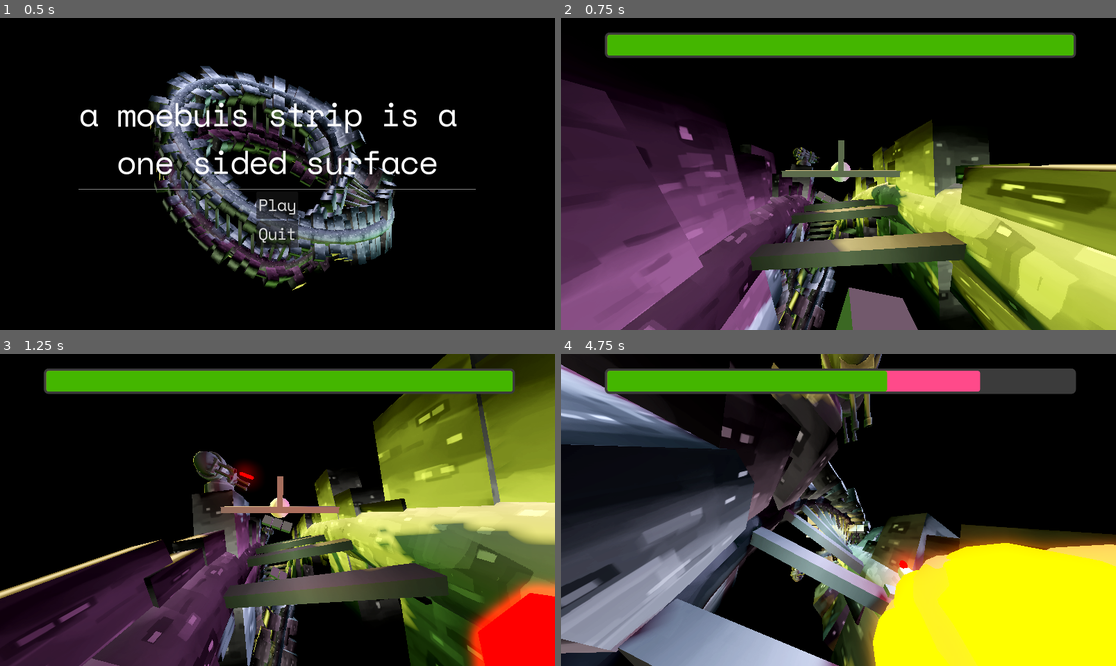
Above: before the commit, frames 1-4 (two rows, left to right).
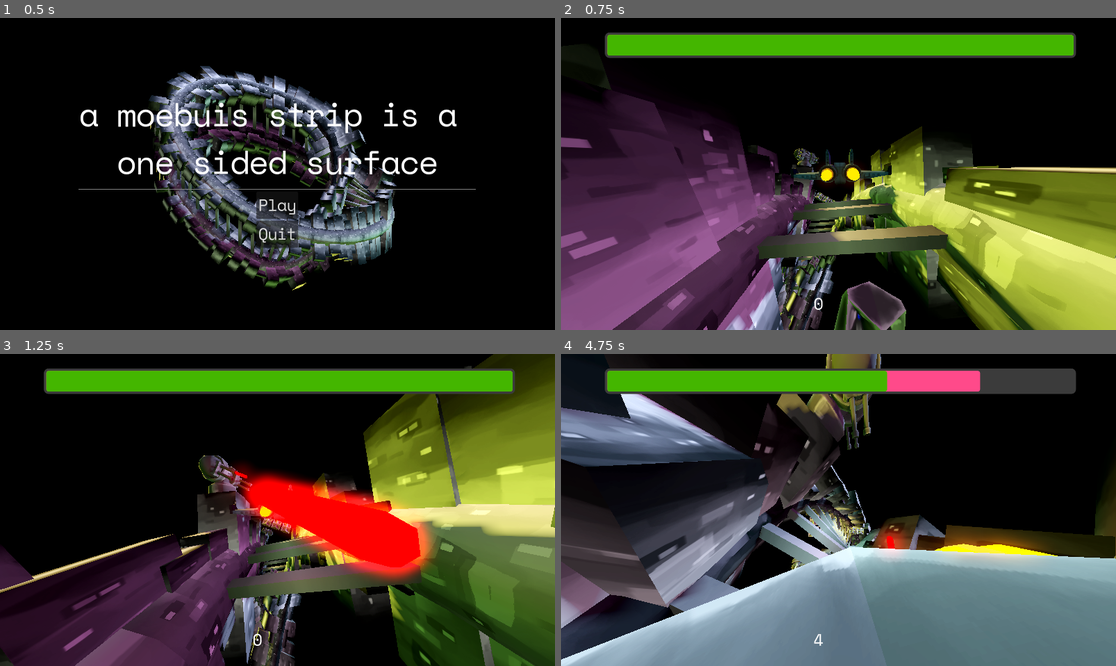
Above: after the commit, the same moments.

Repository: Turkheim/gmtk25
Game: Godot game, scene res://Scenes/main.tscn
Same seed, same stepped clock (60 frames per second), same inputs: the game is played once before the commit and once after it.
Inputs:
- Up to frame 1 (0.5 s): no input
- Up to frame 2 (0.75 s): click "Play" at 0.5 s
- Up to frame 3 (1.25 s): no input
- Up to frame 4 (4.75 s): hold Right (ui_right) 1.28-2.03 s; hold Down (ui_down) 2.03-2.78 s; hold Right (ui_right) 2.78-3.53 s; hold Up (ui_up) 3.53-4.28 s; hold Left (ui_left) from 4.28 s (still down)

Frame 1 is identical in both runs. In frame 2, 22% of the frame differs, in the area x 0-100%, y 18-100%; in frame 3, 28%; in frame 4, 48%, in the area x 0-100%, y 0-100%.

Commit message:
Finished

Diff:
--- a/Scenes/Main_Menu.tscn
+++ b/Scenes/Main_Menu.tscn
@@ -11,6 +11,13 @@
 
 [sub_resource type="LabelSettings" id="LabelSettings_5mq57"]
 font_size = 64
+
+[sub_resource type="InputEventAction" id="InputEventAction_c4tk2"]
+action = &"ui_accept"
+pressed = true
+
+[sub_resource type="Shortcut" id="Shortcut_rmbjf"]
+events = [SubResource("InputEventAction_c4tk2")]
 
 [node name="MainMenu" type="ColorRect"]
 process_mode = 3
@@ -60,6 +67,7 @@
 layout_mode = 2
 size_flags_horizontal = 4
 theme_override_font_sizes/font_size = 32
+shortcut = SubResource("Shortcut_rmbjf")
 text = "Play"
 
 [node name="Quit" type="Button" parent="CenterContainer/PanelContainer/MarginContainer/VBoxContainer"]
@@ -68,5 +76,5 @@
 theme_override_font_sizes/font_size = 32
 text = "Quit"
 
-[connection signal="button_down" from="CenterContainer/PanelContainer/MarginContainer/VBoxContainer/Resume" to="." method="_on_resume_button_down"]
+[connection signal="pressed" from="CenterContainer/PanelContainer/MarginContainer/VBoxContainer/Resume" to="." method="_on_resume_pressed"]
 [connection signal="button_down" from="CenterContainer/PanelContainer/MarginContainer/VBoxContainer/Quit" to="." method="_on_quit_button_down"]
--- /dev/null
+++ b/Scenes/control.gd
@@ -0,0 +1,13 @@
+extends Control
+
+var clock = 0
+
+@onready var timer: Timer = $Timer
+@onready var label: Label = $Label
+
+
+func _on_timer_timeout() -> void:
+	clock = clock + 1
+	print(clock)
+	label.text = str(clock)
+	%LoseMenu.score_number = clock
--- a/Scenes/laser.tscn
+++ b/Scenes/laser.tscn
@@ -40,7 +40,7 @@
 
 [node name="AudioStreamPlayer3D" type="AudioStreamPlayer3D" parent="."]
 stream = ExtResource("2_mou6w")
-pitch_scale = 0.5
+pitch_scale = 0.6
 autoplay = true
 
 [connection signal="area_entered" from="." to="." method="_on_area_entered"]
--- a/Scenes/level.tscn
+++ b/Scenes/level.tscn
@@ -1,16 +1,22 @@
-[gd_scene load_steps=30 format=3 uid="uid://b03ysub3f33tc"]
+[gd_scene load_steps=40 format=3 uid="uid://b03ysub3f33tc"]
 
 [ext_resource type="Script" uid="uid://uv8xk3qphvq2" path="res://Scripts/level.gd" id="1_8c0lf"]
 [ext_resource type="Script" uid="uid://35mfpau0eygy" path="res://Scripts/player.gd" id="2_754fn"]
 [ext_resource type="Script" uid="uid://bwpd6rs7lqth3" path="res://Scripts/restart_obstacles.gd" id="3_bvt00"]
 [ext_resource type="AudioStream" uid="uid://dc1vci4il3ulw" path="res://Assets/Sounds/PlayerDead.wav" id="3_qxfql"]
 [ext_resource type="PackedScene" uid="uid://btmuvgs554pe2" path="res://Scenes/spawner.tscn" id="4_oqgf2"]
+[ext_resource type="PackedScene" uid="uid://da28lod18xksi" path="res://Assets/Player.glb" id="4_pa6b8"]
+[ext_resource type="Texture2D" uid="uid://0wsgsn55hcnh" path="res://Assets/Textures/Player.png" id="5_crh0w"]
 [ext_resource type="PackedScene" uid="uid://dg36r15gyo6w8" path="res://Scenes/Turret.tscn" id="5_qxfql"]
 [ext_resource type="PackedScene" uid="uid://b108embdp1fyi" path="res://Scenes/terrain.tscn" id="6_ha31o"]
 [ext_resource type="PackedScene" uid="uid://f8uin6qensed" path="res://Scenes/pause_menu.tscn" id="7_pa6b8"]
 [ext_resource type="PackedScene" uid="uid://cwaks7cinsij1" path="res://Scenes/lose_menu.tscn" id="8_754fn"]
 [ext_resource type="PackedScene" uid="uid://mtfwldcgvell" path="res://Scenes/PlayerLife.tscn" id="9_bvt00"]
 [ext_resource type="AudioStream" uid="uid://c3sumwxyq3xpl" path="res://Assets/Sounds/Gameplay.wav" id="10_oqgf2"]
+[ext_resource type="Script" uid="uid://b7yatrk0ab3f3" path="res://Scenes/control.gd" id="14_crh0w"]
+
+[sub_resource type="LabelSettings" id="LabelSettings_c7le1"]
+font_size = 32
 
 [sub_resource type="Curve3D" id="Curve3D_uayn6"]
 _data = {
@@ -70,6 +76,105 @@
 material = SubResource("StandardMaterial3D_nu5x1")
 radial_segments = 8
 rings = 5
+
+[sub_resource type="StandardMaterial3D" id="StandardMaterial3D_c7le1"]
+albedo_texture = ExtResource("5_crh0w")
+
+[sub_resource type="StandardMaterial3D" id="StandardMaterial3D_pa6b8"]
+shading_mode = 0
+albedo_color = Color(2, 0.443, 0, 1)
+
+[sub_resource type="SphereMesh" id="SphereMesh_c7le1"]
+radius = 0.09
+height = 0.5
+radial_segments = 12
+rings = 6
+
+[sub_resource type="Animation" id="Animation_nngtn"]
+length = 0.001
+tracks/0/type = "value"
+tracks/0/imported = false
+tracks/0/enabled = true
+tracks/0/path = NodePath("Player/Flame:material_override:albedo_color")
+tracks/0/interp = 1
+tracks/0/loop_wrap = true
+tracks/0/keys = {
+"times": PackedFloat32Array(0),
+"transitions": PackedFloat32Array(1),
+"update": 0,
+"values": [Color(2, 0.443, 0, 1)]
+}
+tracks/1/type = "value"
+tracks/1/imported = false
+tracks/1/enabled = true
+tracks/1/path = NodePath("Player/Flame:scale")
+tracks/1/interp = 1
+tracks/1/loop_wrap = true
+tracks/1/keys = {
+"times": PackedFloat32Array(0),
+"transitions": PackedFloat32Array(1),
+"update": 0,
+"values": [Vector3(0.999999, 1, 0.999999)]
+}
+tracks/2/type = "value"
+tracks/2/imported = false
+tracks/2/enabled = true
+tracks/2/path = NodePath("Player/Flame2:scale")
+tracks/2/interp = 1
+tracks/2/loop_wrap = true
+tracks/2/keys = {
+"times": PackedFloat32Array(0),
+"transitions": PackedFloat32Array(1),
+"update": 0,
+"values": [Vector3(0.999999, 1, 0.999999)]
+}
+
+[sub_resource type="Animation" id="Animation_2klc5"]
+resource_name = "flicker"
+length = 0.2
+loop_mode = 2
+tracks/0/type = "value"
+tracks/0/imported = false
+tracks/0/enabled = true
+tracks/0/path = NodePath("Player/Flame:material_override:albedo_color")
+tracks/0/interp = 1
+tracks/0/loop_wrap = true
+tracks/0/keys = {
+"times": PackedFloat32Array(0, 0.2),
+"transitions": PackedFloat32Array(1, 1),
+"update": 0,
+"values": [Color(2, 0.443, 0, 1), Color(2, 0.894118, 0, 1)]
+}
+tracks/1/type = "value"
+tracks/1/imported = false
+tracks/1/enabled = true
+tracks/1/path = NodePath("Player/Flame:scale")
+tracks/1/interp = 1
+tracks/1/loop_wrap = true
+tracks/1/keys = {
+"times": PackedFloat32Array(0, 0.2),
+"transitions": PackedFloat32Array(1, 1),
+"update": 0,
+"values": [Vector3(0.999999, 1, 0.999999), Vector3(0.867, 1.3, 0.867)]
+}
+tracks/2/type = "value"
+tracks/2/imported = false
+tracks/2/enabled = true
+tracks/2/path = NodePath("Player/Flame2:scale")
+tracks/2/interp = 1
+tracks/2/loop_wrap = true
+tracks/2/keys = {
+"times": PackedFloat32Array(0, 0.2),
+"transitions": PackedFloat32Array(1, 1),
+"update": 0,
+"values": [Vector3(0.999999, 1, 0.999999), Vector3(1, 1.3, 1)]
+}
+
+[sub_resource type="AnimationLibrary" id="AnimationLibrary_vofx3"]
+_data = {
+&"RESET": SubResource("Animation_nngtn"),
+&"flicker": SubResource("Animation_2klc5")
+}
 
 [sub_resource type="BoxShape3D" id="BoxShape3D_b3yh3"]
 size = Vector3(20, 8, 8)
@@ -118,6 +223,34 @@
 [node name="Level" type="Node3D"]
 script = ExtResource("1_8c0lf")
 
+[node name="Control" type="Control" parent="."]
+layout_mode = 3
+anchors_preset = 15
+anchor_right = 1.0
+anchor_bottom = 1.0
+grow_horizontal = 2
+grow_vertical = 2
+script = ExtResource("14_crh0w")
+metadata/_edit_use_anchors_ = true
+
+[node name="Timer" type="Timer" parent="Control"]
+autostart = true
+
+[node name="Label" type="Label" parent="Control"]
+layout_mode = 1
+anchors_preset = 7
+anchor_left = 0.5
+anchor_top = 1.0
+anchor_right = 0.5
+anchor_bottom = 1.0
+offset_left = -52.0
+offset_top = -78.0
+offset_right = 52.0
+grow_horizontal = 2
+grow_vertical = 0
+text = "0"
+label_settings = SubResource("LabelSettings_c7le1")
+
 [node name="Path3D" type="Path3D" parent="."]
 transform = Transform3D(-1, 8.44439e-08, 2.26267e-08, 0, 0.258819, -0.965926, -8.74228e-08, -0.965926, -0.258819, 0, 0, 0)
 curve = SubResource("Curve3D_uayn6")
@@ -140,6 +273,7 @@
 
 [node name="MeshInstance3D" type="MeshInstance3D" parent="Path3D/PathFollow3D/Player"]
 transform = Transform3D(1, -8.99281e-15, 3.72529e-09, 3.72529e-09, -4.37114e-08, -1, -3.55271e-15, 1, -4.37114e-08, 0.00695705, -0.199879, -1.77189e-08)
+visible = false
 material_override = SubResource("StandardMaterial3D_k6vu1")
 mesh = SubResource("CapsuleMesh_uayn6")
 skeleton = NodePath("../..")
@@ -174,6 +308,29 @@
 
 [node name="Death" type="Timer" parent="Path3D/PathFollow3D/Player"]
 
+[node name="Player" parent="Path3D/PathFollow3D/Player" instance=ExtResource("4_pa6b8")]
+transform = Transform3D(-0.0347652, 0.999395, 0.00121009, 0.99879, 0.0347863, -0.0347651, -0.0347861, 8.43607e-09, -0.999395, 0.00695705, -0.199881, -1.77189e-08)
+
+[node name="Plane" parent="Path3D/PathFollow3D/Player/Player" index="0"]
+transform = Transform3D(0.00121004, 0.999395, 0.0347652, -0.999395, -4.37114e-08, 0.0347862, 0.0347651, -0.0347863, 0.99879, 0, 0, 0)
+material_override = SubResource("StandardMaterial3D_c7le1")
+
+[node name="Flame" type="MeshInstance3D" parent="Path3D/PathFollow3D/Player/Player"]
+transform = Transform3D(0.998789, 0.0347862, -0.0347652, -0.0347863, -4.29891e-08, -0.999394, -0.0347652, 0.999395, 0.00121004, -0.0207901, -0.22, -0.597289)
+material_override = SubResource("StandardMaterial3D_pa6b8")
+mesh = SubResource("SphereMesh_c7le1")
+
+[node name="Flame2" type="MeshInstance3D" parent="Path3D/PathFollow3D/Player/Player"]
+transform = Transform3D(0.998789, 0.0347862, -0.0347652, -0.0347863, -4.29891e-08, -0.999394, -0.0347652, 0.999395, 0.00121004, -0.0207901, 0.179999, -0.597289)
+material_override = SubResource("StandardMaterial3D_pa6b8")
+mesh = SubResource("SphereMesh_c7le1")
+
+[node name="Animate" type="AnimationPlayer" parent="Path3D/PathFollow3D/Player"]
+libraries = {
+&"": SubResource("AnimationLibrary_vofx3")
+}
+autoplay = "flicker"
+
 [node name="ActivateTurret" type="Area3D" parent="Path3D/PathFollow3D"]
 transform = Transform3D(1, -1.86265e-08, -5.77316e-15, 1.86265e-08, 1, 7.10543e-15, -2.30926e-14, 4.9738e-14, 1, 0.0347872, 0.000602722, -5.63664e-07)
 collision_layer = 4
@@ -254,7 +411,7 @@
 visible = false
 
 [node name="Spawner5" parent="Path3D" instance=ExtResource("4_oqgf2")]
-transform = Transform3D(-0.0162415, -0.129171, -0.995521, -0.593402, 0.799348, -0.0948026, 0.804742, 0.586817, -0.0899975, 1.74835, -13.7502, -13.9812)
+transform = Transform3D(-0.0162415, -0.129171, -0.99552, -0.593402, 0.799347, -0.0948024, 0.804742, 0.586817, -0.0899974, 1.74835, -13.7502, -13.9812)
 progress = 125.377
 
 [node name="Obstacle3" parent="Path3D/Spawner5" index="1"]
@@ -283,7 +440,7 @@
 visible = false
 
 [node name="Spawner7" parent="Path3D" instance=ExtResource("4_oqgf2")]
-transform = Transform3D(0.190289, 0.0642465, 0.983614, 0.980377, -0.0648049, -0.186943, 0.0515229, 0.995824, -0.0756243, 3.9391, 11.9168, 11.469)
+transform = Transform3D(0.190289, 0.0642464, 0.983614, 0.980377, -0.0648048, -0.186943, 0.0515229, 0.995823, -0.0756243, 3.9391, 11.9168, 11.469)
 progress = 175.528
 
 [node name="Obstacle3" parent="Path3D/Spawner7" index="1"]
@@ -293,7 +450,7 @@
 visible = false
 
 [node name="Spawner8" parent="Path3D" instance=ExtResource("4_oqgf2")]
-transform = Transform3D(-0.373279, -0.703234, 0.607543, 0.799214, 0.0874277, 0.597074, -0.471083, 0.705557, 0.531557, -19.4719, 9.01097, 7.21887)
+transform = Transform3D(-0.373279, -0.703233, 0.607543, 0.799214, 0.0874275, 0.597074, -0.471083, 0.705556, 0.531557, -19.4719, 9.01097, 7.21887)
 progress = 200.604
 
 [node name="Obstacle" parent="Path3D/Spawner8" index="0"]
@@ -303,7 +460,7 @@
 visible = false
 
 [node name="Spawner9" parent="Path3D" instance=ExtResource("4_oqgf2")]
-transform = Transform3D(0.141973, -0.871073, -0.472096, 0.672368, -0.263741, 0.69445, -0.726474, -0.41433, 0.550468, -20.3888, -9.81189, -7.5639)
+transform = Transform3D(0.141973, -0.871073, -0.472096, 0.672368, -0.263741, 0.694449, -0.726474, -0.41433, 0.550467, -20.3888, -9.81189, -7.5639)
 progress = 225.679
 
 [node name="Obstacle2" parent="Path3D/Spawner9" index="3"]
@@ -374,11 +531,13 @@
 stream = ExtResource("10_oqgf2")
 autoplay = true
 
+[connection signal="timeout" from="Control/Timer" to="Control" method="_on_timer_timeout"]
 [connection signal="timeout" from="Path3D/PathFollow3D/Player/Death" to="Path3D/PathFollow3D/Player" method="_on_death_timeout"]
 [connection signal="area_entered" from="Path3D/PathFollow3D/ActivateTurret" to="Path3D/PathFollow3D/Player" method="_on_activate_turret_area_entered"]
 [connection signal="area_exited" from="Path3D/PathFollow3D/ActivateTurret" to="Path3D/PathFollow3D/Player" method="_on_activate_turret_area_exited"]
 [connection signal="area_exited" from="Path3D/PathFollow3D/RestartObstacles" to="Path3D/PathFollow3D/RestartObstacles" method="_on_area_exited"]
 
+[editable path="Path3D/PathFollow3D/Player/Player"]
 [editable path="Path3D/Spawner"]
 [editable path="Path3D/Spawner2"]
 [editable path="Path3D/Spawner3"]
--- a/Scenes/lose_menu.tscn
+++ b/Scenes/lose_menu.tscn
@@ -1,9 +1,17 @@
-[gd_scene load_steps=3 format=3 uid="uid://cwaks7cinsij1"]
+[gd_scene load_steps=6 format=3 uid="uid://cwaks7cinsij1"]
 
 [ext_resource type="Script" uid="uid://cf3525to0m1rn" path="res://Scripts/lose_menu.gd" id="1_f523n"]
+[ext_resource type="AudioStream" uid="uid://b505uwrvivlmr" path="res://Assets/Sounds/Theme.wav" id="2_iy3yv"]
 
 [sub_resource type="LabelSettings" id="LabelSettings_5mq57"]
 font_size = 64
+
+[sub_resource type="InputEventAction" id="InputEventAction_f523n"]
+action = &"ui_accept"
+pressed = true
+
+[sub_resource type="Shortcut" id="Shortcut_iy3yv"]
+events = [SubResource("InputEventAction_f523n")]
 
 [node name="LoseMenu" type="ColorRect"]
 process_mode = 3
@@ -44,12 +52,17 @@
 text = "You Died"
 label_settings = SubResource("LabelSettings_5mq57")
 
+[node name="Score" type="Label" parent="CenterContainer/PanelContainer/MarginContainer/VBoxContainer"]
+layout_mode = 2
+text = "Your score is:"
+
 [node name="HSeparator" type="HSeparator" parent="CenterContainer/PanelContainer/MarginContainer/VBoxContainer"]
 layout_mode = 2
 
 [node name="Restart" type="Button" parent="CenterContainer/PanelContainer/MarginContainer/VBoxContainer"]
 layout_mode = 2
 theme_override_font_sizes/font_size = 32
+shortcut = SubResource("Shortcut_iy3yv")
 text = "Restart"
 
 [node name="Quit" type="Button" parent="CenterContainer/PanelContainer/MarginContainer/VBoxContainer"]
@@ -57,5 +70,9 @@
 theme_override_font_sizes/font_size = 32
 text = "Quit"
 
-[connection signal="button_down" from="CenterContainer/PanelContainer/MarginContainer/VBoxContainer/Restart" to="." method="_on_restart_button_down"]
+[node name="AudioStreamPlayer" type="AudioStreamPlayer" parent="."]
+stream = ExtResource("2_iy3yv")
+pitch_scale = 0.8
+
+[connection signal="pressed" from="CenterContainer/PanelContainer/MarginContainer/VBoxContainer/Restart" to="." method="_on_restart_pressed"]
 [connection signal="button_down" from="CenterContainer/PanelContainer/MarginContainer/VBoxContainer/Quit" to="." method="_on_quit_button_down"]
--- a/Scenes/obstacle.tscn
+++ b/Scenes/obstacle.tscn
@@ -1,12 +1,14 @@
-[gd_scene load_steps=4 format=3 uid="uid://blyfeuat57hw"]
+[gd_scene load_steps=6 format=3 uid="uid://blyfeuat57hw"]
 
 [ext_resource type="Script" uid="uid://wk0wsv2nl0cf" path="res://Scripts/obstacle.gd" id="1_15o2q"]
+[ext_resource type="PackedScene" uid="uid://d1ctyh4n45o7a" path="res://Assets/Obstacle.glb" id="2_rvx1i"]
+[ext_resource type="Texture2D" uid="uid://dtqums3woh4tk" path="res://Assets/Textures/Obstacle.png" id="3_a6yce"]
 
 [sub_resource type="BoxShape3D" id="BoxShape3D_f8t61"]
 size = Vector3(1.8, 1.8, 1)
 
-[sub_resource type="BoxMesh" id="BoxMesh_15o2q"]
-size = Vector3(1.8, 1.8, 1)
+[sub_resource type="StandardMaterial3D" id="StandardMaterial3D_p763d"]
+albedo_texture = ExtResource("3_a6yce")
 
 [node name="Obstacle" type="Area3D"]
 collision_layer = 8
@@ -16,7 +18,11 @@
 [node name="CollisionShape3D" type="CollisionShape3D" parent="."]
 shape = SubResource("BoxShape3D_f8t61")
 
-[node name="MeshInstance3D" type="MeshInstance3D" parent="."]
-mesh = SubResource("BoxMesh_15o2q")
+[node name="Obstacle2" parent="." instance=ExtResource("2_rvx1i")]
+
+[node name="Obstacle" parent="Obstacle2" index="0"]
+material_override = SubResource("StandardMaterial3D_p763d")
 
 [connection signal="area_entered" from="." to="." method="_on_area_entered"]
+
+[editable path="Obstacle2"]
--- a/Scenes/pause_menu.tscn
+++ b/Scenes/pause_menu.tscn
@@ -1,9 +1,16 @@
-[gd_scene load_steps=3 format=3 uid="uid://f8uin6qensed"]
+[gd_scene load_steps=5 format=3 uid="uid://f8uin6qensed"]
 
 [ext_resource type="Script" uid="uid://dago2po38bctt" path="res://Scripts/pause_menu.gd" id="1_emv3i"]
 
 [sub_resource type="LabelSettings" id="LabelSettings_5mq57"]
 font_size = 64
+
+[sub_resource type="InputEventAction" id="InputEventAction_emv3i"]
+action = &"ui_cancel"
+pressed = true
+
+[sub_resource type="Shortcut" id="Shortcut_k0w1u"]
+events = [SubResource("InputEventAction_emv3i")]
 
 [node name="PauseMenu" type="ColorRect"]
 process_mode = 3
@@ -49,6 +56,7 @@
 [node name="Resume" type="Button" parent="CenterContainer/PanelContainer/MarginContainer/VBoxContainer"]
 layout_mode = 2
 theme_override_font_sizes/font_size = 32
+shortcut = SubResource("Shortcut_k0w1u")
 text = "Resume"
 
 [node name="Restart" type="Button" parent="CenterContainer/PanelContainer/MarginContainer/VBoxContainer"]
@@ -61,6 +69,6 @@
 theme_override_font_sizes/font_size = 32
 text = "Quit"
 
-[connection signal="button_down" from="CenterContainer/PanelContainer/MarginContainer/VBoxContainer/Resume" to="." method="_on_resume_button_down"]
+[connection signal="pressed" from="CenterContainer/PanelContainer/MarginContainer/VBoxContainer/Resume" to="." method="_on_resume_pressed"]
 [connection signal="button_down" from="CenterContainer/PanelContainer/MarginContainer/VBoxContainer/Restart" to="." method="_on_restart_button_down"]
 [connection signal="button_down" from="CenterContainer/PanelContainer/MarginContainer/VBoxContainer/Quit" to="." method="_on_quit_button_down"]
--- a/Scripts/lose_menu.gd
+++ b/Scripts/lose_menu.gd
@@ -1,24 +1,26 @@
 extends ColorRect
 
-
+@onready var score: Label = $CenterContainer/PanelContainer/MarginContainer/VBoxContainer/Score
+@export var score_number = 0
 
 
 func _unpause():
 	visible = false
 	get_tree().paused = false
 	Input.set_mouse_mode(Input.MOUSE_MODE_CAPTURED)
-
+	$AudioStreamPlayer.stop()
 
 func _pause():
+	score.text = "Your score is:" + str(score_number)
 	visible = true
 	get_tree().paused = true
 	Input.set_mouse_mode(Input.MOUSE_MODE_VISIBLE)
-
-
-
-func _on_restart_button_down() -> void:
-	_unpause()
-	get_tree().reload_current_scene()
+	$AudioStreamPlayer.play()
 
 func _on_quit_button_down() -> void:
 	get_tree().quit()
+
+
+func _on_restart_pressed() -> void:
+	_unpause()
+	get_tree().reload_current_scene()
--- a/Scripts/main_menu.gd
+++ b/Scripts/main_menu.gd
@@ -15,8 +15,14 @@
 	#Input.set_mouse_mode(Input.MOUSE_MODE_VISIBLE)
 	#
 	#
-func _on_resume_button_down() -> void:
-	get_tree().change_scene_to_file("res://Scenes/level.tscn")
+#func _on_resume_button_down() -> void:
+	#get_tree().change_scene_to_file("res://Scenes/level.tscn")
 
 func _on_quit_button_down() -> void:
 	get_tree().quit()
+
+
+func _on_resume_pressed() -> void:
+	Input.set_mouse_mode(Input.MOUSE_MODE_CAPTURED)
+
+	get_tree().change_scene_to_file("res://Scenes/level.tscn")
--- a/Scripts/pause_menu.gd
+++ b/Scripts/pause_menu.gd
@@ -15,9 +15,6 @@
 	Input.set_mouse_mode(Input.MOUSE_MODE_VISIBLE)
 
 
-func _on_resume_button_down() -> void:
-	_unpause()
-
 
 func _on_restart_button_down() -> void:
 	_unpause()
@@ -25,3 +22,7 @@
 
 func _on_quit_button_down() -> void:
 	get_tree().quit()
+
+
+func _on_resume_pressed() -> void:
+	_unpause()
--- a/project.godot
+++ b/project.godot
@@ -26,6 +26,41 @@
 theme/custom_font="uid://nnagwbrl2gcw"
 theme/default_font_antialiasing=0
 
+[input]
+
+ui_left={
+"deadzone": 0.5,
+"events": [Object(InputEventKey,"resource_local_to_scene":false,"resource_name":"","device":0,"window_id":0,"alt_pressed":false,"shift_pressed":false,"ctrl_pressed":false,"meta_pressed":false,"pressed":false,"keycode":4194319,"physical_keycode":0,"key_label":0,"unicode":0,"location":0,"echo":false,"script":null)
+, Object(InputEventJoypadButton,"resource_local_to_scene":false,"resource_name":"","device":0,"button_index":13,"pressure":0.0,"pressed":false,"script":null)
+, Object(InputEventJoypadMotion,"resource_local_to_scene":false,"resource_name":"","device":0,"axis":0,"axis_value":-1.0,"script":null)
+, Object(InputEventKey,"resource_local_to_scene":false,"resource_name":"","device":-1,"window_id":0,"alt_pressed":false,"shift_pressed":false,"ctrl_pressed":false,"meta_pressed":false,"pressed":false,"keycode":0,"physical_keycode":65,"key_label":0,"unicode":97,"location":0,"echo":false,"script":null)
+]
+}
+ui_right={
+"deadzone": 0.5,
+"events": [Object(InputEventKey,"resource_local_to_scene":false,"resource_name":"","device":0,"window_id":0,"alt_pressed":false,"shift_pressed":false,"ctrl_pressed":false,"meta_pressed":false,"pressed":false,"keycode":4194321,"physical_keycode":0,"key_label":0,"unicode":0,"location":0,"echo":false,"script":null)
+, Object(InputEventJoypadButton,"resource_local_to_scene":false,"resource_name":"","device":0,"button_index":14,"pressure":0.0,"pressed":false,"script":null)
+, Object(InputEventJoypadMotion,"resource_local_to_scene":false,"resource_name":"","device":0,"axis":0,"axis_value":1.0,"script":null)
+, Object(InputEventKey,"resource_local_to_scene":false,"resource_name":"","device":-1,"window_id":0,"alt_pressed":false,"shift_pressed":false,"ctrl_pressed":false,"meta_pressed":false,"pressed":false,"keycode":0,"physical_keycode":68,"key_label":0,"unicode":100,"location":0,"echo":false,"script":null)
+]
+}
+ui_up={
+"deadzone": 0.5,
+"events": [Object(InputEventKey,"resource_local_to_scene":false,"resource_name":"","device":0,"window_id":0,"alt_pressed":false,"shift_pressed":false,"ctrl_pressed":false,"meta_pressed":false,"pressed":false,"keycode":4194320,"physical_keycode":0,"key_label":0,"unicode":0,"location":0,"echo":false,"script":null)
+, Object(InputEventJoypadButton,"resource_local_to_scene":false,"resource_name":"","device":0,"button_index":11,"pressure":0.0,"pressed":false,"script":null)
+, Object(InputEventJoypadMotion,"resource_local_to_scene":false,"resource_name":"","device":0,"axis":1,"axis_value":-1.0,"script":null)
+, Object(InputEventKey,"resource_local_to_scene":false,"resource_name":"","device":-1,"window_id":0,"alt_pressed":false,"shift_pressed":false,"ctrl_pressed":false,"meta_pressed":false,"pressed":false,"keycode":0,"physical_keycode":87,"key_label":0,"unicode":119,"location":0,"echo":false,"script":null)
+]
+}
+ui_down={
+"deadzone": 0.5,
+"events": [Object(InputEventKey,"resource_local_to_scene":false,"resource_name":"","device":0,"window_id":0,"alt_pressed":false,"shift_pressed":false,"ctrl_pressed":false,"meta_pressed":false,"pressed":false,"keycode":4194322,"physical_keycode":0,"key_label":0,"unicode":0,"location":0,"echo":false,"script":null)
+, Object(InputEventJoypadButton,"resource_local_to_scene":false,"resource_name":"","device":0,"button_index":12,"pressure":0.0,"pressed":false,"script":null)
+, Object(InputEventJoypadMotion,"resource_local_to_scene":false,"resource_name":"","device":0,"axis":1,"axis_value":1.0,"script":null)
+, Object(InputEventKey,"resource_local_to_scene":false,"resource_name":"","device":-1,"window_id":0,"alt_pressed":false,"shift_pressed":false,"ctrl_pressed":false,"meta_pressed":false,"pressed":false,"keycode":0,"physical_keycode":83,"key_label":0,"unicode":115,"location":0,"echo":false,"script":null)
+]
+}
+
 [rendering]
 
 renderer/rendering_method="gl_compatibility"
Binary file added: Assets/Obstacle.glb
Not shown, added: Assets/Obstacle.glb.import
Binary file added: Assets/Player.glb
Not shown, added: Assets/Player.glb.import
Binary file added: Assets/Textures/Obstacle.png
Not shown, added: Assets/Textures/Obstacle.png.import
Binary file added: Assets/Textures/Player.png
Not shown, added: Assets/Textures/Player.png.import
Not shown: 1 places in Scenes/Main_Menu.tscn that only renumber resources
Not shown, added: Scenes/control.gd.uid
Not shown, changed: export_presets.cfg
Not shown, changed: Assets/Sounds/Gameplay.wav
